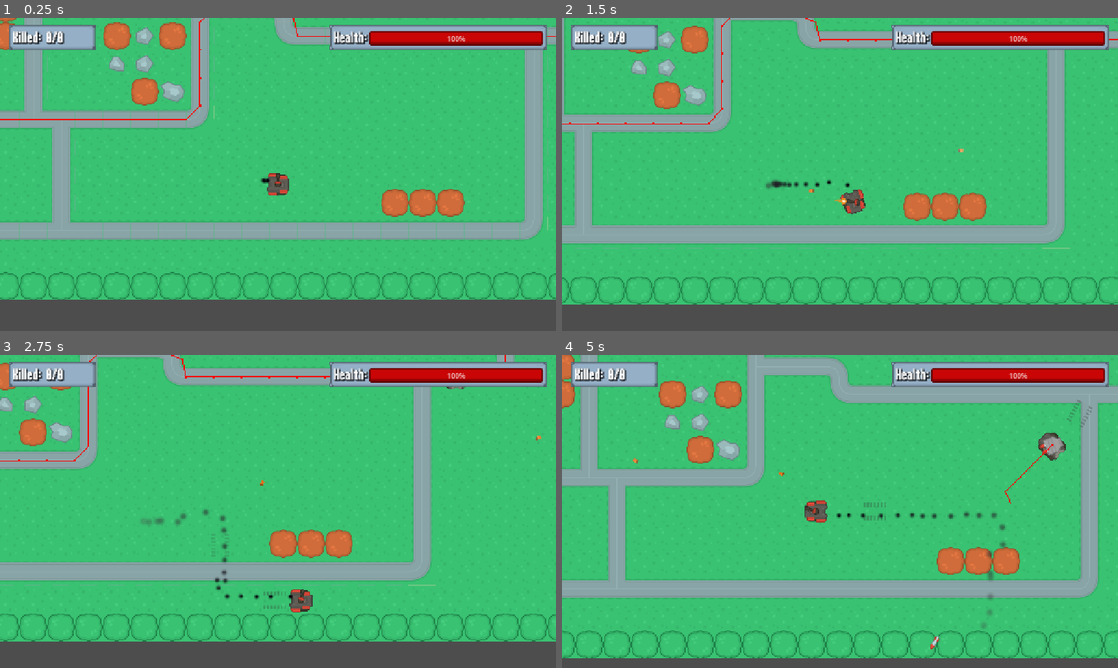
Above: before the commit, frames 1-4 (two rows, left to right).
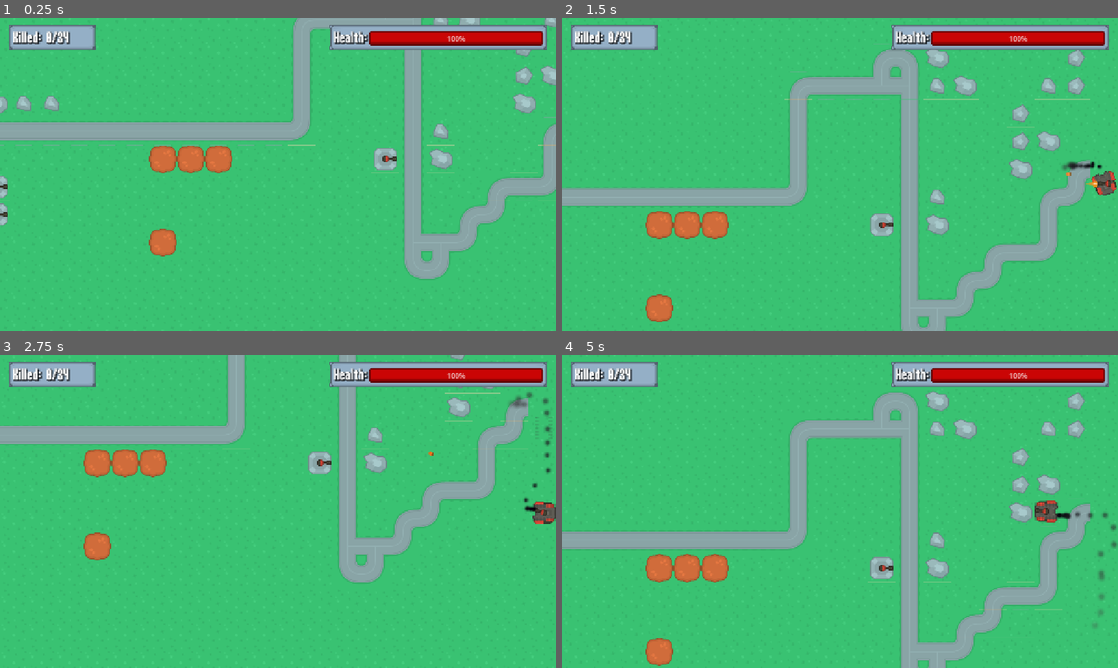
Above: after the commit, the same moments.

Repository: xiemulei/Battle-Tank
Game: Godot game, scene res://Scenes/game/game.tscn
The game is run twice, just before and just after one commit, with the same random seed, the same clock (stepped at 60 frames per second) and the same inputs.
Inputs (mouse positions are in pixels of both pictures, inside the frame that each line leads up to):
- Up to frame 1 (0.25 s): no input
- Up to frame 2 (1.5 s): move the mouse to (962, 158) at 0.52 s; hold D (right) 0.53-1.28 s; click (962, 158) at 0.6 s; move the mouse to (728, 190) at 1.27 s; hold S (down) from 1.28 s (still down); click (728, 190) at 1.35 s
- Up to frame 3 (2.75 s): move the mouse to (333, 442) at 2.02 s; release S (down) at 2.03 s; hold D (right) from 2.03 s (still down); click (333, 442) at 2.1 s
- Up to frame 4 (5 s): move the mouse to (812, 574) at 2.77 s; release D (right) at 2.78 s; hold W (up) 2.78-3.53 s; click (812, 574) at 2.85 s; move the mouse to (1006, 558) at 3.52 s; hold A (left) from 3.53 s (still down); click (1006, 558) at 3.6 s; move the mouse to (673, 464) at 4.27 s; click (673, 464) at 4.35 s

The runs differ from the first frame. In frame 1, 36% of the frame differs, in the area x 0-100%, y 0-100%; in frame 2, 35%; in frame 3, 31%; in frame 4, 35%.

Commit message:
第十二章：程序化地图生成

Diff:
--- a/Scenes/enemy/enemy_mis_vehicle.gd
+++ b/Scenes/enemy/enemy_mis_vehicle.gd
@@ -1,5 +1,6 @@
 extends CharacterBody2D
 
+@export var map: Node2D
 @export var points: Node2D
 @export var speed: float = 100
 @onready var weapon_component: Node2D = $MisLaunchComponent
--- a/Scenes/enemy/enemy_patrol.gd
+++ b/Scenes/enemy/enemy_patrol.gd
@@ -11,8 +11,7 @@
 	get_patrol_points()
 
 func get_patrol_points():
-	for point in enemy.points.get_children():
-		patrol_points.append(point.global_position)
+	patrol_points = enemy.map.get_patrol_points()
 
 func enter():
 	get_next_patrol_point()
--- a/Scenes/enemy/enemy_tank.gd
+++ b/Scenes/enemy/enemy_tank.gd
@@ -1,6 +1,7 @@
 class_name EnemyTank
 extends CharacterBody2D
 
+@export var map: Node2D
 @export var points: Node2D
 @export var speed: float = 100
 @onready var weapon_component: WeaponComponent = $WeaponComponent
--- a/Scenes/enemy/enemy_tower.tscn
+++ b/Scenes/enemy/enemy_tower.tscn
@@ -77,8 +77,6 @@
 shape = SubResource("CircleShape2D_g4g2l")
 
 [node name="DetectComponent" parent="." unique_id=174737966 instance=ExtResource("4_hatmb")]
-collision_layer = 0
-collision_mask = 2
 
 [node name="CollisionShape2D" type="CollisionShape2D" parent="DetectComponent" unique_id=90228244]
 shape = SubResource("CircleShape2D_kfvdq")
--- a/Scenes/game/game.tscn
+++ b/Scenes/game/game.tscn
@@ -1,45 +1,49 @@
 [gd_scene format=3 uid="uid://bc0iv372mkxqx"]
 
-[ext_resource type="PackedScene" uid="uid://dk14hmiuhv5iy" path="res://Scenes/game/map.tscn" id="1_wrm1d"]
+[ext_resource type="PackedScene" uid="uid://dk14hmiuhv5iy" path="res://Scenes/game/map_pcg.tscn" id="1_wrm1d"]
 [ext_resource type="PackedScene" uid="uid://biihvbxh372vq" path="res://Scenes/player/player.tscn" id="2_3dryh"]
 [ext_resource type="PackedScene" uid="uid://cb656hnl7mta0" path="res://Scenes/UI/hud.tscn" id="4_3dryh"]
+[ext_resource type="PackedScene" uid="uid://4sx5g46guks0" path="res://Scenes/manager/enemy_manager.tscn" id="5_7trcl"]
 [ext_resource type="PackedScene" uid="uid://c8jqxgrn78b52" path="res://Scenes/enemy/enemy_mis_vehicle.tscn" id="5_d0b77"]
 [ext_resource type="PackedScene" uid="uid://dhpo25h4obi2p" path="res://Scenes/manager/vfx_manager.tscn" id="5_i6g32"]
-[ext_resource type="PackedScene" uid="uid://did6lx4n3irxo" path="res://Scenes/enemy/enemy_tank.tscn" id="5_nds08"]
+[ext_resource type="PackedScene" uid="uid://c1klh4udsby6r" path="res://Scenes/manager/pickup_manager.tscn" id="6_nds08"]
+[ext_resource type="PackedScene" uid="uid://bqdjnt3wu4ua7" path="res://Scenes/enemy/enemy_tower.tscn" id="7_nds08"]
 
 [node name="Game" type="Node2D" unique_id=54073917]
 
-[node name="VFXManager" parent="." unique_id=1324291216 instance=ExtResource("5_i6g32")]
+[node name="Points" type="Node2D" parent="." unique_id=1909502906]
 
-[node name="Map" parent="." unique_id=1846740082 instance=ExtResource("1_wrm1d")]
+[node name="EnemyStart" type="Marker2D" parent="Points" unique_id=1632175040]
+position = Vector2(90, 536)
 
-[node name="Player" parent="." unique_id=1139137400 instance=ExtResource("2_3dryh")]
+[node name="PlayerStart" type="Marker2D" parent="Points" unique_id=1855711863]
+position = Vector2(2830, 546)
+
+[node name="TopLeft" type="Marker2D" parent="Points" unique_id=692696117]
+position = Vector2(300, 159)
+
+[node name="BottomRight" type="Marker2D" parent="Points" unique_id=1604597018]
+position = Vector2(2539, 1251)
+
+[node name="MapPCG" parent="." unique_id=1846740082 node_paths=PackedStringArray("points") instance=ExtResource("1_wrm1d")]
+points = NodePath("../Points")
+
+[node name="Player" parent="." unique_id=1139137400 node_paths=PackedStringArray("points") instance=ExtResource("2_3dryh")]
 position = Vector2(1683, 1142)
+points = NodePath("../Points")
 
 [node name="Enemies" type="Node2D" parent="." unique_id=1022295085]
 
-[node name="EnemyTank" parent="Enemies" unique_id=1137593794 node_paths=PackedStringArray("points") instance=ExtResource("5_nds08")]
-position = Vector2(2316, 283)
-points = NodePath("../../Points")
+[node name="EnemyManager" parent="." unique_id=455659908 node_paths=PackedStringArray("map", "enemies_holder") instance=ExtResource("5_7trcl")]
+enemy_mis_scene = ExtResource("5_d0b77")
+enemy_tower_scene = ExtResource("7_nds08")
+map = NodePath("../MapPCG")
+enemies_holder = NodePath("../Enemies")
 
-[node name="EnemyMisVehicle" parent="Enemies" unique_id=1559705068 node_paths=PackedStringArray("points") instance=ExtResource("5_d0b77")]
-position = Vector2(2467, 637)
-points = NodePath("../../Points")
+[node name="PickupManager" parent="." unique_id=2019116312 instance=ExtResource("6_nds08")]
+
+[node name="VFXManager" parent="." unique_id=1324291216 instance=ExtResource("5_i6g32")]
 
 [node name="CanvasLayer" type="CanvasLayer" parent="." unique_id=1264046463]
 
 [node name="HUD" parent="CanvasLayer" unique_id=631673634 instance=ExtResource("4_3dryh")]
-
-[node name="Points" type="Node2D" parent="." unique_id=1909502906]
-
-[node name="Marker2D" type="Marker2D" parent="Points" unique_id=1632175040]
-position = Vector2(930, 347)
-
-[node name="Marker2D2" type="Marker2D" parent="Points" unique_id=1855711863]
-position = Vector2(801, 992)
-
-[node name="Marker2D3" type="Marker2D" parent="Points" unique_id=692696117]
-position = Vector2(2459, 788)
-
-[node name="Marker2D4" type="Marker2D" parent="Points" unique_id=1604597018]
-position = Vector2(2453, 299)
--- /dev/null
+++ b/Scenes/game/map_pcg.gd
@@ -0,0 +1,174 @@
+extends Node2D
+
+@onready var grass: TileMapLayer = $Grass
+@onready var road: TileMapLayer = $Road
+@onready var border: TileMapLayer = $Border
+@onready var items: TileMapLayer = $Items
+@onready var tree: TileMapLayer = $Tree
+
+@export var map_size = Vector2i(45, 22)
+@export var points: Node2D
+@export var path_point_count: int = 5
+
+const grass_id: int = 0
+const nav_grass_atlas := Vector2i(0, 0)
+const border_tree_id: int = 5
+const border_tree_atlas := Vector2i(0, 0)
+const nonav_grass_atlas := Vector2i(0, 1)
+const brown_tree_id :int = 6
+const brown_tree_atlas = Vector2i(0,0)
+const stone_id :int = 10
+const stone_atlas = [Vector2i(0,0),Vector2i(1,0),Vector2i(2,0)]
+
+var cell_size := Vector2(64, 64)
+var enemy_start: Vector2i
+var enemy_start_pos: Vector2
+var enemy_safe_area: Array[Vector2i]
+var player_start: Vector2i
+var player_start_pos: Vector2
+var player_safe_area: Array[Vector2i]
+var path_top_left: Vector2i
+var path_bottom_right: Vector2i
+var path_cell: Array[Vector2i]
+var free_cell: Array[Vector2i]
+
+var astargrid := AStarGrid2D.new()
+var path_generator := PathGenerator.new()
+
+func _ready() -> void:
+	set_map_parameter()
+	setup_grass()
+	setup_safe_area()
+	setup_border()
+	setup_astargrid()
+	setup_pathgenerator()
+	get_random_path()
+	setup_free_cell()
+	setup_stones()
+	setup_trees()
+
+func setup_astargrid():
+	astargrid.region = grass.get_used_rect()
+	astargrid.cell_size = cell_size
+	astargrid.offset = cell_size / 2
+	astargrid.diagonal_mode = AStarGrid2D.DIAGONAL_MODE_NEVER
+	astargrid.update()
+
+func setup_pathgenerator():
+	path_generator.setup(path_top_left, path_bottom_right, enemy_start, player_start, path_point_count)
+
+func set_map_parameter():
+	enemy_start_pos = points.get_node("EnemyStart").global_position
+	enemy_start = grass.local_to_map(enemy_start_pos)
+	player_start_pos = points.get_node("PlayerStart").global_position
+	player_start = grass.local_to_map(player_start_pos)
+	path_top_left = grass.local_to_map(points.get_node("TopLeft").global_position)
+	path_bottom_right = grass.local_to_map(points.get_node("BottomRight").global_position)
+
+func setup_grass():
+	grass.clear()
+	for cell_x in range(map_size.x):
+		for cell_y in range(map_size.y):
+			grass.set_cell(Vector2i(cell_x, cell_y), grass_id, nav_grass_atlas)
+
+func setup_safe_area():
+	var enemy_start_surround = grass.get_surrounding_cells(enemy_start)
+	enemy_safe_area.append(enemy_start)
+	enemy_safe_area.append_array(enemy_safe_area)
+	for cell in enemy_start_surround:
+		enemy_safe_area.append_array(grass.get_surrounding_cells(cell))
+	var player_start_surround = grass.get_surrounding_cells(player_start)
+	player_safe_area.append(player_start)
+	player_safe_area.append_array(player_start_surround)
+	for cell in player_start_surround:
+		player_safe_area.append_array(grass.get_surrounding_cells(cell))
+
+func setup_border():
+	var border_top_left = Vector2i.ZERO - Vector2i.ONE
+	var border_bottom_right = map_size
+	for cell_x in range(border_top_left.x, border_bottom_right.x + 1):
+		grass.set_cell(Vector2i(cell_x, border_top_left.y), grass_id, nonav_grass_atlas)
+		grass.set_cell(Vector2i(cell_x, border_bottom_right.y), grass_id, nonav_grass_atlas)
+		border.set_cell(Vector2i(cell_x, border_top_left.y), border_tree_id, border_tree_atlas)
+		border.set_cell(Vector2i(cell_x, border_bottom_right.y), border_tree_id, border_tree_atlas)
+	for cell_y in range(border_top_left.y, border_bottom_right.y + 1):
+		grass.set_cell(Vector2i(border_top_left.x, cell_y), grass_id, nonav_grass_atlas)
+		grass.set_cell(Vector2i(border_bottom_right.x, cell_y), grass_id, nonav_grass_atlas)
+		border.set_cell(Vector2i(border_top_left.x, cell_y), border_tree_id, border_tree_atlas)
+		border.set_cell(Vector2i(border_bottom_right.x, cell_y), border_tree_id, border_tree_atlas)
+
+func get_random_path():
+	var path_points: Array[Vector2i] = path_generator.generate_random_points()
+	var path_start = enemy_start
+	for point in path_points:
+		path_cell.append_array(astargrid.get_id_path(path_start, point))
+		path_start = point
+	var path_end = player_start
+	path_cell.append_array(astargrid.get_id_path(path_start, path_end))
+	road.set_cells_terrain_connect(path_cell, 0, 0)
+
+func setup_free_cell():
+	var grass_cell = grass.get_used_cells_by_id(grass_id, nav_grass_atlas)
+	var road_cell = road.get_used_cells()
+
+	for cell in grass_cell:
+		if (cell not in road_cell and
+			cell not in enemy_safe_area and
+			cell not in player_safe_area):
+			free_cell.append(cell)
+
+func set_item(tile: TileMapLayer, prob: float, item_id: int, item_atlas: Array, cannot_nav: bool):
+	var cell = free_cell.pick_random()
+	if cannot_nav:
+		grass.set_cell(cell, grass_id, nonav_grass_atlas)
+	tile.set_cell(cell, item_id, item_atlas.pick_random())
+	free_cell.erase(cell)
+	var near_cells = items.get_surrounding_cells(cell)
+	for near_cell in near_cells:
+		if randf_range(0, 1) < prob and near_cell in free_cell:
+			if cannot_nav:
+				grass.set_cell(near_cell, grass_id, nonav_grass_atlas)
+			tile.set_cell(near_cell, item_id, item_atlas.pick_random())
+			free_cell.erase(cell)
+
+func setup_stones(item_num: int = 8):
+	for i in range(item_num):
+		set_item(items, 0.5, stone_id, stone_atlas, true)
+
+func setup_trees(item_num: int = 5):
+	for i in range(item_num):
+		set_item(tree, 0.5, brown_tree_id, [brown_tree_atlas], false)
+
+func get_patrol_points(patrol_num: int = 5) -> Array[Vector2i]:
+	var patrol_points: Array[Vector2i]
+	var road_cells = road.get_used_cells()
+	for i in range(patrol_num):
+		var pick_point = road_cells.pick_random()
+		road_cells.erase(pick_point)
+		patrol_points.append(pick_point)
+	return patrol_points
+
+func get_tower_points(tower_num: int = 8, max_try: int = 100):
+	var road_cell = road.get_used_cells()
+	var tower_points: Array[Vector2i]
+	var try_count: int = 0
+	for i in range(tower_num):
+		while try_count < max_try:
+			var rand_point = road_cell.pick_random()
+			var surround_cell = grass.get_surrounding_cells(rand_point)
+			var tower_point = get_surround_free_cell(surround_cell)
+			if tower_point:
+				tower_points.append(tower_point)
+				break
+			else:
+				try_count += 1
+	return tower_points
+
+func get_surround_free_cell(surround_cell: Array[Vector2i]):
+	for cell in surround_cell:
+		if cell in free_cell:
+			grass.set_cell(cell, grass_id, nonav_grass_atlas)
+			var point = grass.map_to_local(cell)
+			if point.distance_to(player_start_pos) > 400:
+				return point
+	return null
--- /dev/null
+++ b/Scenes/game/map_pcg.tscn
@@ -0,0 +1,22 @@
+[gd_scene format=3 uid="uid://dk14hmiuhv5iy"]
+
+[ext_resource type="TileSet" uid="uid://db8rqng208wte" path="res://assets/tileset/map.tres" id="1_pupe0"]
+[ext_resource type="Script" uid="uid://bqh23yj76uvqj" path="res://Scenes/game/map_pcg.gd" id="1_s0k3k"]
+
+[node name="MapPCG" type="Node2D" unique_id=1846740082]
+script = ExtResource("1_s0k3k")
+
+[node name="Grass" type="TileMapLayer" parent="." unique_id=1873503038]
+tile_set = ExtResource("1_pupe0")
+
+[node name="Road" type="TileMapLayer" parent="." unique_id=201393642]
+tile_set = ExtResource("1_pupe0")
+
+[node name="Border" type="TileMapLayer" parent="." unique_id=1091552861]
+tile_set = ExtResource("1_pupe0")
+
+[node name="Items" type="TileMapLayer" parent="." unique_id=577051636]
+tile_set = ExtResource("1_pupe0")
+
+[node name="Tree" type="TileMapLayer" parent="." unique_id=506080779]
+tile_set = ExtResource("1_pupe0")
--- a/Scenes/manager/enemy_manager.gd
+++ b/Scenes/manager/enemy_manager.gd
@@ -3,26 +3,40 @@
 signal wave_died
 
 @export var enemy_tank_scene: PackedScene
+@export var enemy_mis_scene: PackedScene
+@export var enemy_tower_scene: PackedScene
+@export var map: Node2D
+
 var died_tank: int
 var died_enemy: int
 var total_enemy_size: int
+var tower_points: Array[Vector2i]
 
-@export var path_holder: Node2D
 @export var wave_number: int = 3
 @export var enemy_in_wave: int = 8
+@export var enemy_tank_rat: float = 0.5
+@export var enemy_tower_num: int = 10
 @export var enemy_spawn_time: int = 2
 @export var enemies_holder: Node2D
+
 @onready var paths: Array
 
 func _ready() -> void:
+	tower_points = map.get_tower_points(enemy_tower_num)
 	Gamemanager.entity_died.connect(on_entity_died)
+	spawn_tower()
 	check_enemy_size()
-	paths = path_holder.get_children()
 	spawn_waves()
 
 func on_entity_died(_pos: Vector2, groups: Array):
 	check_wave_end(groups)
 	check_killed_enemy(groups)
+
+func spawn_tower():
+	for point in tower_points:
+		var enemy_tower = enemy_tower_scene.instantiate()
+		enemies_holder.add_child(enemy_tower)
+		enemy_tower.global_position = point
 
 func check_wave_end(groups: Array):
 	if "EnemyTank" in groups:
@@ -56,7 +70,12 @@
 		await get_tree().create_timer(enemy_spawn_time).timeout
 
 func spawn_enemy():
-	var enemy_tank = enemy_tank_scene.instantiate()
-	var path = paths.pick_random()
-	enemy_tank.speed = randi_range(100, 150)
-	path.add_child(enemy_tank)
+	var enemy: Node2D
+	if randf_range(0, 1) < enemy_tank_rat:
+		enemy = enemy_tank_scene.instantiate()
+	else:
+		enemy = enemy_mis_scene.instantiate()
+	enemy.speed = randi_range(100, 150)
+	enemy.global_position = map.enemy_start_pos
+	enemy.map = map
+	enemies_holder.add_child(enemy)
--- a/Scenes/player/player.gd
+++ b/Scenes/player/player.gd
@@ -5,7 +5,9 @@
 var speed: float = 0
 var can_shake := false
 
+@export var points: Node2D
 @export var max_speed: float = 300
+
 @onready var engine_sound: AudioStreamPlayer = $EngineSound
 @onready var weapon_component: WeaponComponent = $WeaponComponent
 @onready var trail_component: Node2D = $TrailComponent
@@ -17,12 +19,16 @@
 
 
 func _ready() -> void:
+	set_pos()
 	hurt_box_component.get_damage.connect(health_component.get_damage)
 	hurt_box_component.get_damage.connect(on_get_damage)
 	health_component.health_changed.connect(on_health_changed)
 	health_component.died.connect(on_died)
 	Gamemanager.player_win.connect(on_player_win)
 	timer.timeout.connect(on_time_out)
+
+func set_pos():
+	global_position = points.get_node("PlayerStart").global_position
 
 func on_get_damage(_value):
 	animation_player.play("flash")
--- /dev/null
+++ b/Scripts/path_generator.gd
@@ -0,0 +1,47 @@
+class_name PathGenerator
+extends Node
+
+var _map_top_left: Vector2i
+var _map_bottom_right: Vector2i
+var _start_pos: Vector2i
+var _stop_pos: Vector2i
+var _point_num: int
+var _path_points: Array[Vector2i]
+var _random_points: Array[Vector2i]
+
+func  setup(map_top_left, map_bottom_right, start_pos, stop_pos, points_num) -> void:
+	_map_top_left = map_top_left
+	_map_bottom_right = map_bottom_right
+	_start_pos = start_pos
+	_stop_pos = stop_pos
+	_point_num = points_num
+
+func find_nearest_point(start: Vector2i, points: Array[Vector2i]) -> Vector2i:
+	var dist_array: Array
+	for point in points:
+		dist_array.append([point, start.distance_squared_to(point)])
+	dist_array.sort_custom(sort_ascending)
+	return dist_array[0][0]
+
+func sort_ascending(a, b):
+	if a[1] < b[1]:
+		return true
+	return false
+
+func generate_random_points():
+	for i in range(_point_num):
+		var rand_x = randi_range(_map_top_left.x, _map_bottom_right.x)
+		var rand_y = randi_range(_map_top_left.y, _map_bottom_right.y)
+		_random_points.append(Vector2i(rand_x, rand_y))
+	var nearest_start = _start_pos
+	for i in range(_point_num):
+		var nearest_point = find_nearest_point(nearest_start, _random_points)
+		var mid_points = [Vector2i(nearest_start.x, nearest_point.y),
+						Vector2i(nearest_point.x, nearest_start.y)]
+		var mid_point = mid_points.pick_random()
+		_path_points.append(mid_point)
+		_path_points.append(nearest_point)
+		nearest_start = nearest_point
+		_random_points.erase(nearest_point)
+
+	return _path_points
Not shown: 1 places in Scenes/game/map.tscn that only renumber resources
Not shown, added: Scenes/game/map_pcg.gd.uid
Not shown, added: Scripts/path_generator.gd.uid
